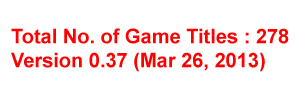
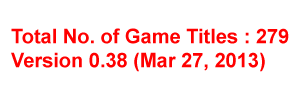
Revision of a layered 300 x 100 image; what changed, layer by layer:
renamed "Total No. of Game Titles : 278 Version 0.37 (Mar 26, 2013)" to "Total No. of Game Titles : 279 Version 0.38 (Mar 27, 2013)", painted on it over [117,28,289,68]
